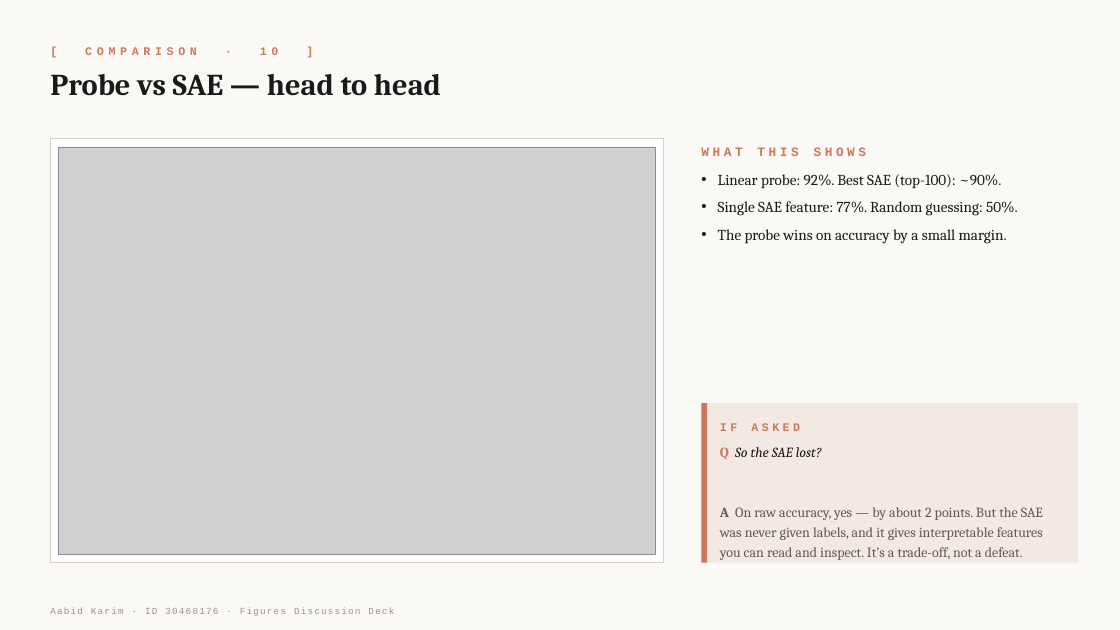
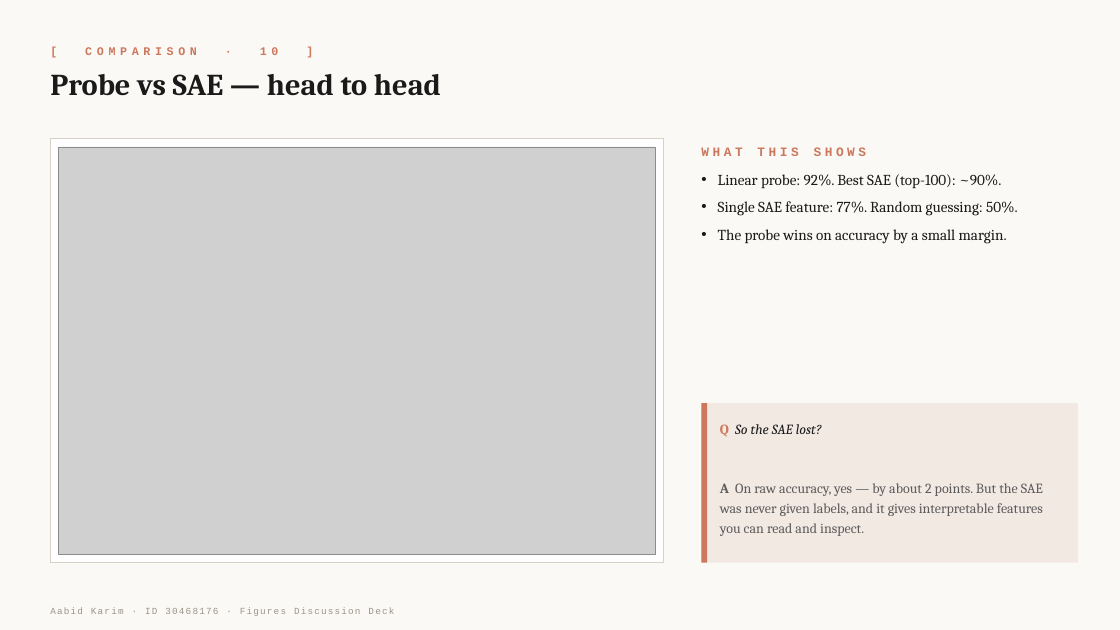
Before and after one commit to abedkkhan/Linear-Probes-vs-SAEs, a slide deck: slide 11 of presentation/figures_deck.pptx. Drawn at 1120x630 pixels with LibreOffice and Linux fonts; fonts in the diff are those of the drawing; grey boxes stand for pictures. Boxes give left, top, right and bottom in pixels: in the first picture for what was removed or moved away, otherwise in the second. Text is boxed around its words. In the diff, an @@ line names an element or a change of style, - is before the commit and + after.

Commit message:
last commit

```diff
--- a/presentation/figures_deck.pptx
+++ b/presentation/figures_deck.pptx
@@ text "Q So the SAE lost?": place and size @@
-text "Q So the SAE lost?" at [720, 447, 1043, 560]
+text "Q So the SAE lost?" at [720, 424, 1043, 536]
@@ text removed at [720, 423, 800, 431] @@
-IF ASKED
@@ text at [720, 483, 1043, 536]: text changed @@
-A On raw accuracy, yes — by about 2 points. But the SAE was never given labels, and it gives interpretable features you can read and inspect. It’s a trade-off, not a defeat.
+A On raw accuracy, yes — by about 2 points. But the SAE was never given labels, and it gives interpretable features you can read and inspect.
```
Also in this commit, not shown: 11 other slides changed.
